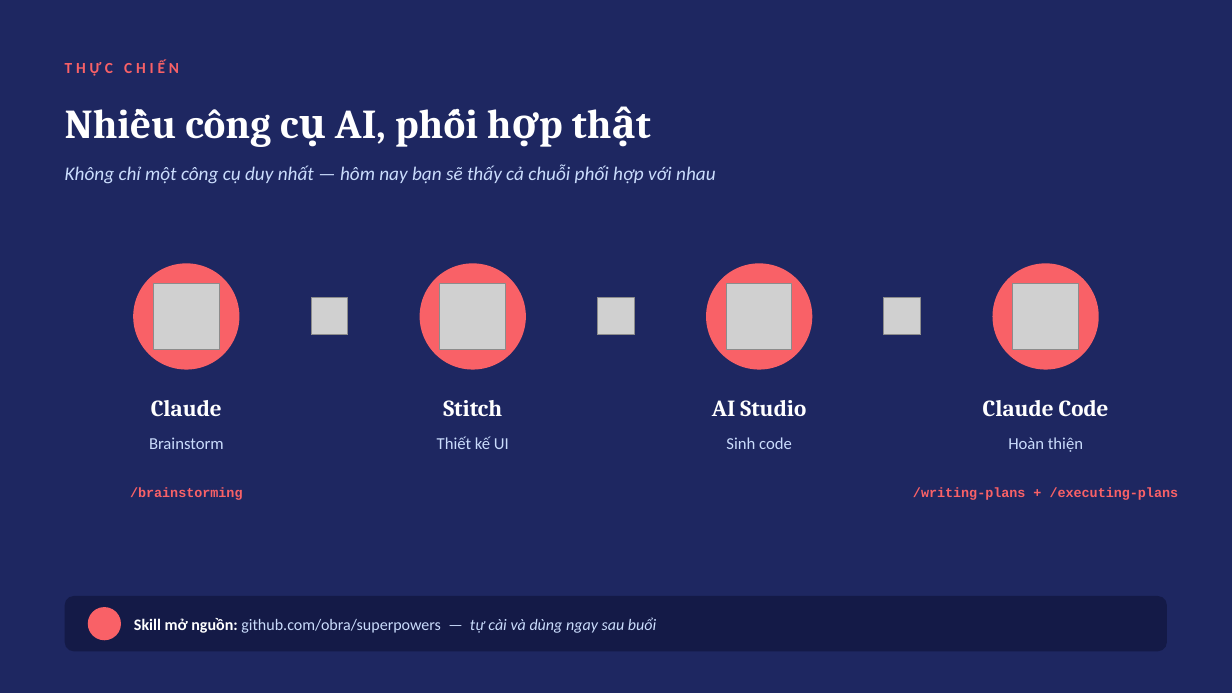
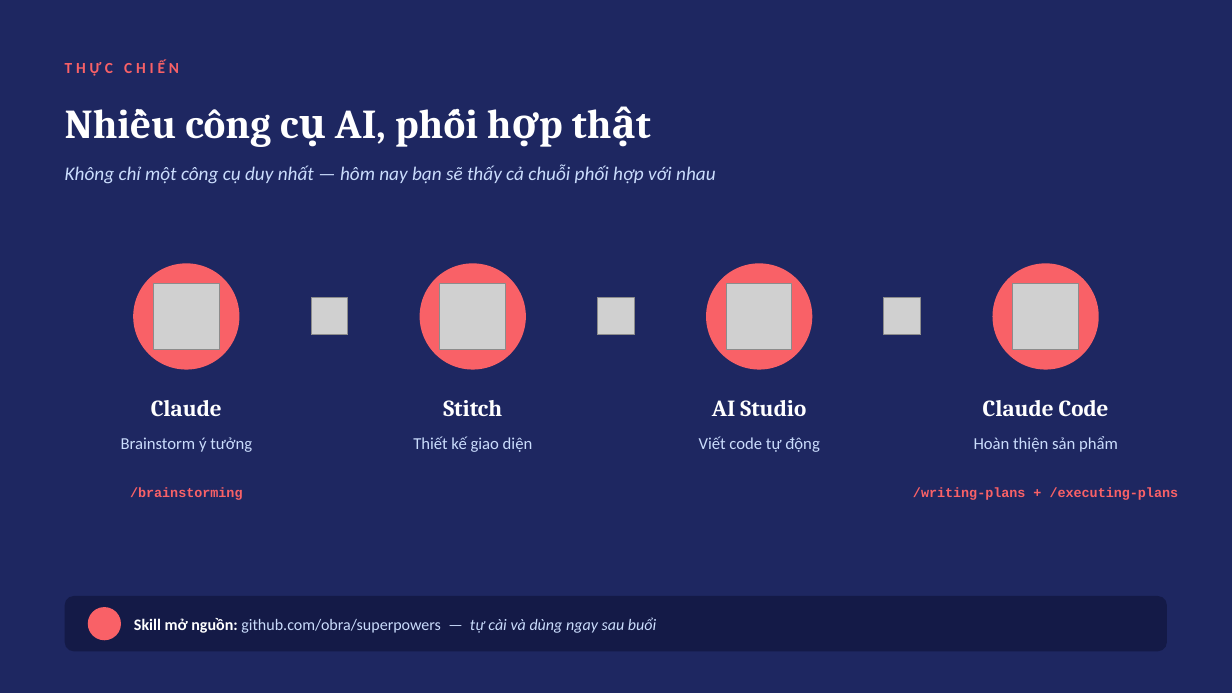
Before and after one commit to anhnbt/viettyping, a slide deck: slide 4 of docs/superpowers/slides/vibe-coding-workshop-buoi1-slides.pptx. Drawn at 1232x693 pixels with LibreOffice and Linux fonts; fonts in the diff are those of the drawing; grey boxes stand for pictures; background and template pictures are left out. Boxes give left, top, right and bottom in pixels: in the first picture for what was removed or moved away, otherwise in the second. Text is boxed around its words. In the diff, an @@ line names an element or a change of style, - is before the commit and + after.

```diff
--- a/docs/superpowers/slides/vibe-coding-workshop-buoi1-slides.pptx
+++ b/docs/superpowers/slides/vibe-coding-workshop-buoi1-slides.pptx
@@ text at <box>121,437,252,452</box>: text changed @@
-Brainstorm
+Brainstorm ý tưởng
@@ text at <box>413,436,533,452</box>: text changed @@
-Thiết kế UI
+Thiết kế giao diện
@@ text at <box>699,436,820,452</box>: text changed @@
-Sinh code
+Viết code tự động
@@ text at <box>974,436,1118,452</box>: text changed @@
-Hoàn thiện
+Hoàn thiện sản phẩm
```
Also in this commit, not shown: 3 other slides changed.
